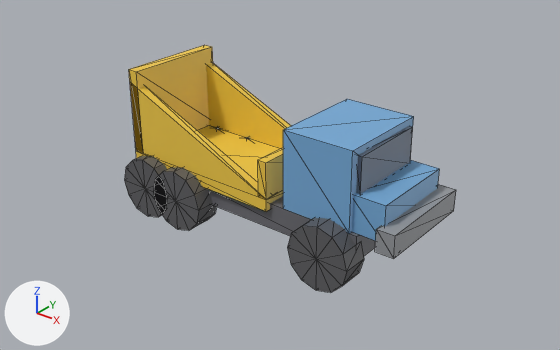
The glTF model public/studio/v2.15.0/d_dumptruck/model.glb: old version first, new version second.
Rendered twice from a 50 mm lens placed at (8.53, -10.39, 7.09), pointed at (0.06, 0.2, 0.52). The lights are fixed; the arrows at lower left show +X, +Y and +Z. The picture after the commit comes second. Mesh edges are drawn as thin lines. Where no turn or scale is listed for an object, it has been applied to the vertices.

In view in the first picture: 'part0', 'part1', 'part11', 'part13', 'part15', 'part2', 'part3', 'part4', 'part5', 'part6', 'part7', 'part8', 'part9'.
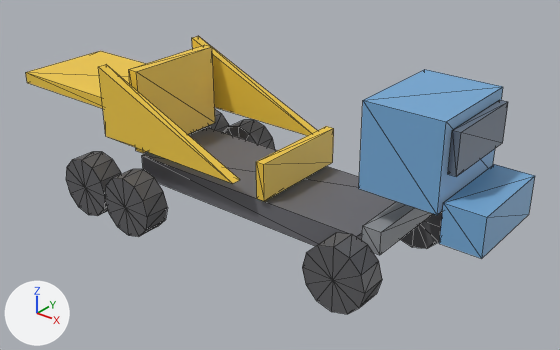
Where the change shows, as pixel boxes (x1, y1, x2, y2) in the pictures (560 x 350 px):
'part1', moved
    before: (283, 99, 414, 233)
    after: (359, 70, 503, 215)
'part3', moved
    before: (352, 160, 439, 241)
    after: (439, 164, 535, 259)
'part7', moved
    before: (130, 83, 265, 199)
    after: (98, 64, 240, 184)
'part11', moved
    before: (287, 218, 364, 293)
    after: (302, 233, 382, 314)
'part5', moved
    before: (136, 125, 283, 212)
    after: (26, 51, 146, 109)
'part13', moved
    before: (153, 167, 216, 231)
    after: (104, 169, 167, 237)
'part6', moved
    before: (206, 63, 291, 148)
    after: (192, 36, 318, 136)
'part2', moved
    before: (356, 126, 413, 194)
    after: (448, 100, 508, 177)
'part15', moved
    before: (125, 156, 167, 217)
    after: (66, 152, 121, 216)
'part4', moved
    before: (375, 184, 456, 259)
    after: (362, 202, 432, 255)
'part10', moved (not visible before)
    after: (400, 211, 443, 249)
'part0', unchanged, uncovered by the edit
    before: (209, 190, 376, 256)
    after: (142, 127, 397, 246)
'part8', unchanged, uncovered by the edit
    before: (258, 147, 283, 199)
    after: (256, 126, 334, 201)
'part12', unchanged, uncovered by the edit
    before: (245, 137, 251, 140)
    after: (223, 120, 275, 149)

The change, as a diff of the scene's bpy script:
```diff
--- a/public/studio/v2.15.0/d_dumptruck/model.glb.py
+++ b/public/studio/v2.15.0/d_dumptruck/model.glb.py
@@ me_geometry_1 @@
-me_geometry_1.from_pydata(...)  # 8 vertices, 12 faces; spans x 1.05..2.45, y -0.95..0.95, z 0.6..2.1
+me_geometry_1.from_pydata(...)  # 8 vertices, 12 faces; spans x 2.59..3.99, y -0.95..0.95, z 1.48..2.98
+# me_geometry_1 part 1: the whole mesh is moved by (1.54, 0.0, 0.88)
 me_geometry_1.materials.append(mat_defaultmaterial_001)
@@ me_geometry_2 @@
-me_geometry_2.from_pydata(...)  # 8 vertices, 12 faces; spans x 2.39..2.53, y -0.8..0.8, z 1.27..1.97
+me_geometry_2.from_pydata(...)  # 8 vertices, 12 faces; spans x 4.02..4.16, y -0.8..0.8, z 2.11..2.81
+# me_geometry_2 part 2: the whole mesh is moved by (1.63, 0.0, 0.84)
 me_geometry_2.materials.append(mat_defaultmaterial_002)
@@ me_geometry_3 @@
-me_geometry_3.from_pydata(...)  # 8 vertices, 12 faces; spans x 2.37..3.07, y -0.88..0.88, z 0.6..1.3
+me_geometry_3.from_pydata(...)  # 8 vertices, 12 faces; spans x 4.04..4.74, y -0.88..0.88, z 0.97..1.67
+# me_geometry_3 part 3: the whole mesh is moved by (1.67, 0.0, 0.37)
 me_geometry_3.materials.append(mat_defaultmaterial_003)
@@ me_geometry_4 @@
-me_geometry_4.from_pydata(...)  # 8 vertices, 12 faces; spans x 3.01..3.36, y -1.02..1.02, z 0.5..0.92
+me_geometry_4.from_pydata(...)  # 8 vertices, 12 faces; spans x 2.74..3.09, y -1.02..1.02, z 0.47..0.89
+# me_geometry_4 part 4: the whole mesh is moved by (-0.26, 0.0, -0.03)
 me_geometry_4.materials.append(mat_defaultmaterial_004)
@@ me_geometry_5 @@
-me_geometry_5.from_pydata(...)  # 8 vertices, 12 faces; spans x -2.65..0.75, y -1.05..1.05, z 0.48..0.72
+me_geometry_5.from_pydata(...)  # 8 vertices, 12 faces; spans x -6.14..-2.74, y -1.05..1.05, z 1.4..1.64
+# me_geometry_5 part 5: the whole mesh is moved by (-3.49, 0.0, 0.92)
 me_geometry_5.materials.append(mat_defaultmaterial_005)
@@ me_geometry_6 @@
-me_geometry_6.from_pydata(...)  # 6 vertices, 8 faces; spans x -2.65..0.75, y 0.85..1.05, z 0.72..2.17
+me_geometry_6.from_pydata(...)  # 6 vertices, 8 faces; spans x -3.14..0.26, y 1.17..1.37, z 1.01..2.46
+# me_geometry_6 part 6: the whole mesh is moved by (-0.49, 0.32, 0.29)
 me_geometry_6.materials.append(mat_defaultmaterial_006)
@@ me_geometry_7 @@
-me_geometry_7.from_pydata(...)  # 6 vertices, 8 faces; spans x -2.65..0.75, y -1.05..-0.85, z 0.72..2.17
+me_geometry_7.from_pydata(...)  # 6 vertices, 8 faces; spans x -3.14..0.26, y -1.37..-1.17, z 1.01..2.46
+# me_geometry_7 part 7: the whole mesh is moved by (-0.49, -0.32, 0.29)
 me_geometry_7.materials.append(mat_defaultmaterial_007)
@@ me_geometry_10 @@
-me_geometry_10.from_pydata(...)  # 26 vertices, 48 faces; spans x 1.43..2.67, y 0.79..1.31, z -0.5..0.74
+me_geometry_10.from_pydata(...)  # 26 vertices, 48 faces; spans x 1.953..3.193, y 1.058..1.578, z -0.559..0.681
+# me_geometry_10 part 8: the whole mesh is moved by (0.523, 0.268, -0.059)
 me_geometry_10.materials.append(mat_defaultmaterial_010)
@@ me_geometry_11 @@
-me_geometry_11.from_pydata(...)  # 26 vertices, 48 faces; spans x 1.43..2.67, y -1.31..-0.79, z -0.5..0.74
+me_geometry_11.from_pydata(...)  # 26 vertices, 48 faces; spans x 1.953..3.193, y -1.578..-1.058, z -0.559..0.681
+# me_geometry_11 part 9: the whole mesh is moved by (0.523, -0.268, -0.059)
 me_geometry_11.materials.append(mat_defaultmaterial_011)
@@ me_geometry_13 @@
-me_geometry_13.from_pydata(...)  # 26 vertices, 48 faces; spans x -1.92..-0.68, y -1.31..-0.79, z -0.5..0.74
+me_geometry_13.from_pydata(...)  # 26 vertices, 48 faces; spans x -2.679..-1.439, y -1.923..-1.403, z -0.634..0.606
+# me_geometry_13 part 10: the whole mesh is moved by (-0.759, -0.613, -0.134)
 me_geometry_13.materials.append(mat_defaultmaterial_013)
@@ me_geometry_15 @@
-me_geometry_15.from_pydata(...)  # 26 vertices, 48 faces; spans x -2.77..-1.53, y -1.31..-0.79, z -0.5..0.74
+me_geometry_15.from_pydata(...)  # 26 vertices, 48 faces; spans x -3.944..-2.704, y -1.883..-1.363, z -0.626..0.614
+# me_geometry_15 part 11: the whole mesh is moved by (-1.174, -0.573, -0.126)
 me_geometry_15.materials.append(mat_defaultmaterial_015)
```
